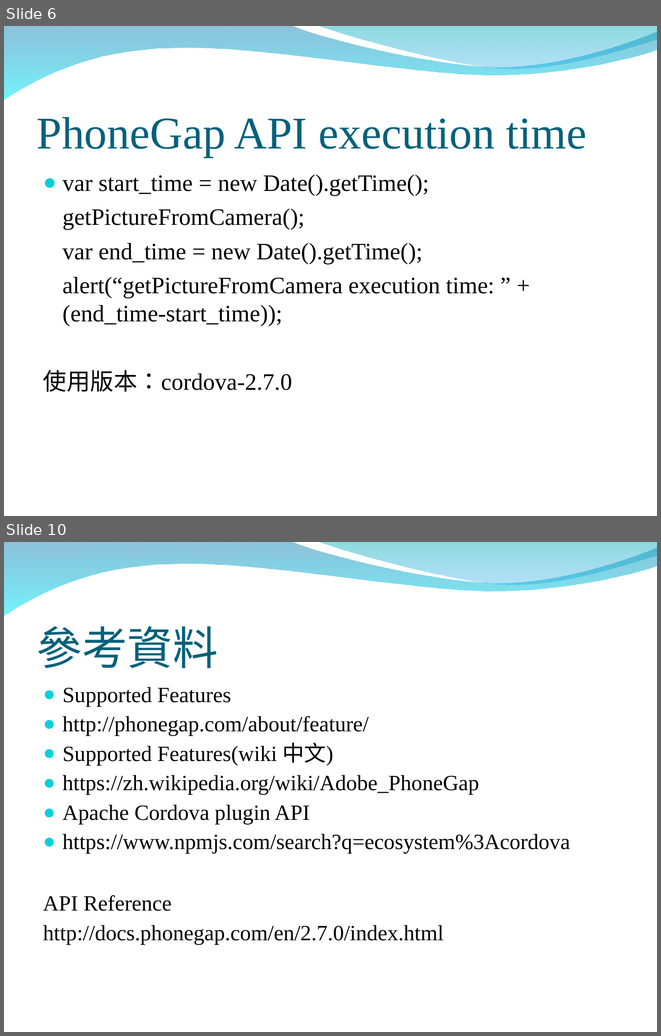
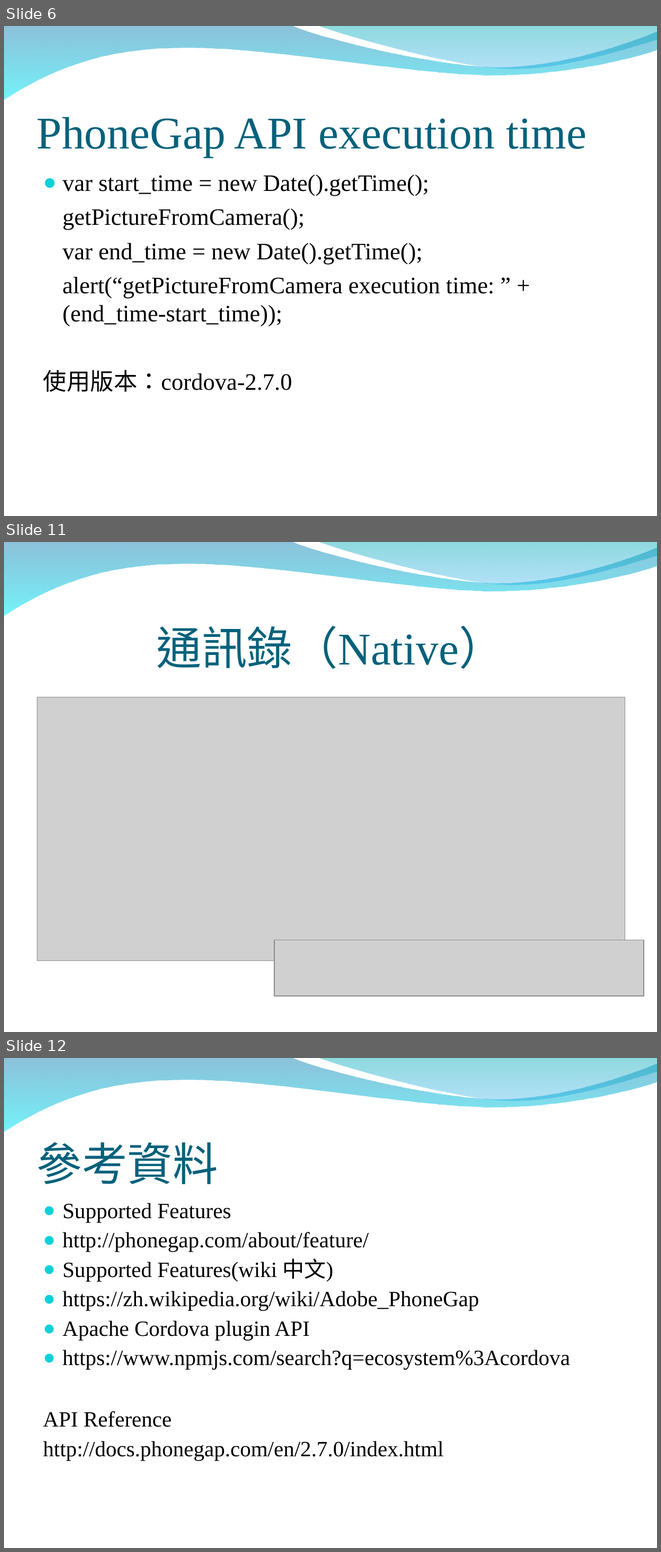
Before and after one commit to peter279k/regular_meeting, a slide deck: PhoneGap API.ppt. Shown one above the other, each under a label of ours: slides 6 and 10 before the commit, slides 6, 11 and 12 after it; the slides between them are not shown. The pictures are 661x1036 and 661x1552 pixels, drawn with LibreOffice and Linux fonts; fonts in the diff are those of the drawing; grey boxes stand for pictures; background and template pictures are left out. Boxes give left, top, right and bottom in pixels: in the first picture for what was removed or moved away, otherwise in the second. Text is boxed around its words. In the diff, an @@ line names an element or a change of style, - is before the commit and + after.

Commit message:
Add contacts,beep and native api execution time table

```diff
--- a/PhoneGap API.ppt
+++ b/PhoneGap API.ppt
@@ slide 11 added at <box>4,542,657,1032</box>, background picture (left out); not listed: 2 template elements that a slide beside it also shows @@
@@ title added at <box>157,626,504,669</box>, 50 pt, text #04617B @@
+通訊錄（Native）
@@ picture added at <box>37,697,625,960</box> @@
@@ picture added at <box>274,940,644,995</box> @@
@@ what was slide 10 is now slide 12 @@
```
Also in this commit, not shown: 1 slide changed, 3 other slides added, 2 slides removed.
